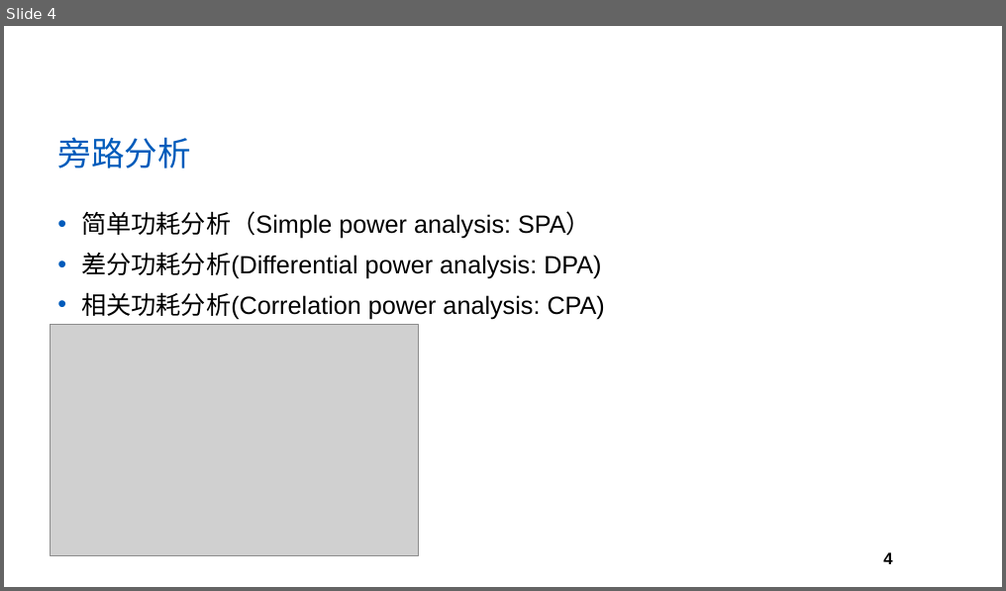
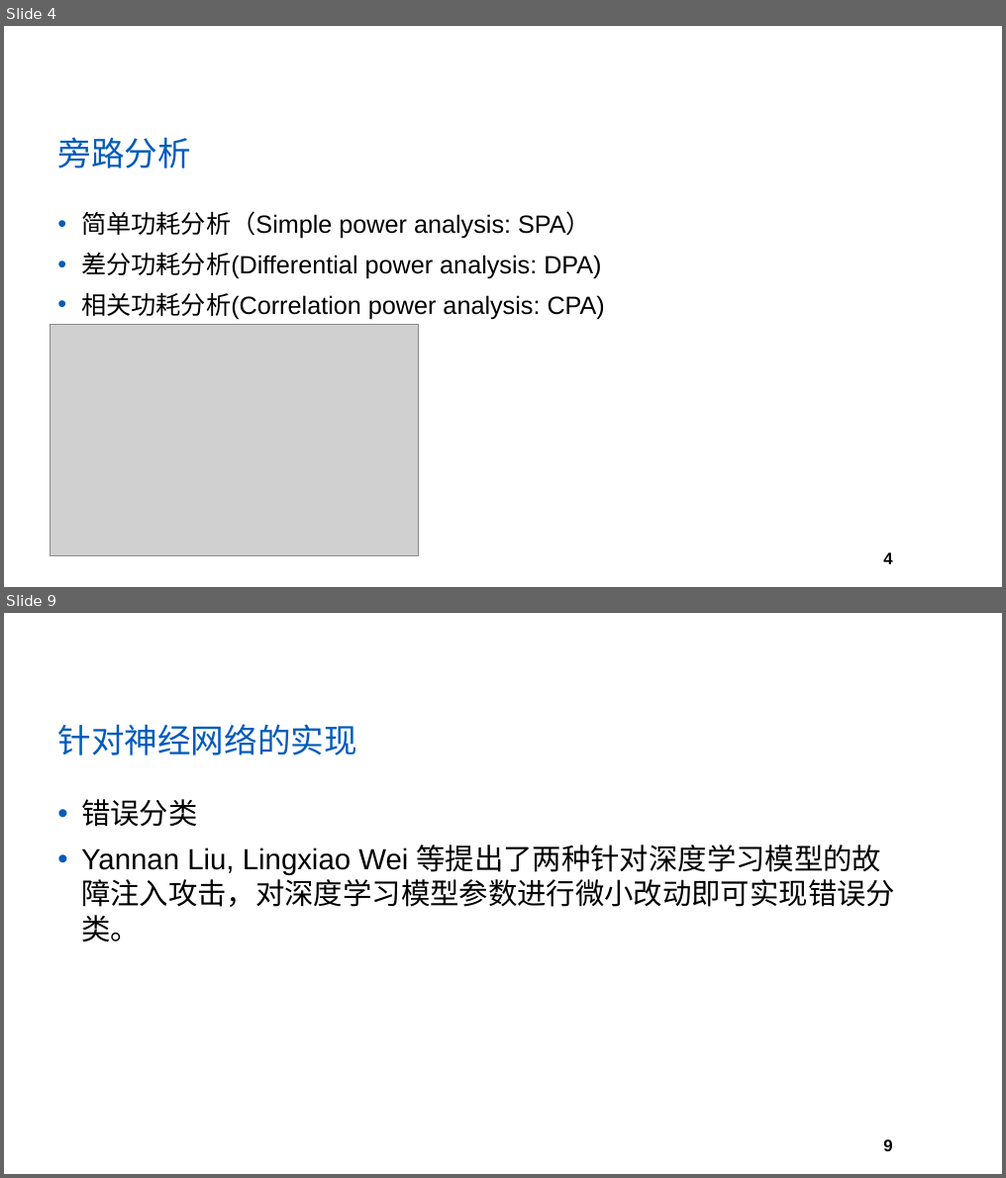
Before and after one commit to yberlin/hello-world, a slide deck: 网络与通信安全/PPT模板.pptx. Shown one above the other, each under a label of ours: slide 4 before the commit, slides 4 and 9 after it; the slides between them are not shown. The pictures are 1006x591 and 1006x1178 pixels, drawn with LibreOffice and Linux fonts; fonts in the diff are those of the drawing; grey boxes stand for pictures; background and template pictures are left out. Boxes give left, top, right and bottom in pixels: in the first picture for what was removed or moved away, otherwise in the second. Text is boxed around its words. In the diff, an @@ line names an element or a change of style, - is before the commit and + after.

```diff
--- a/网络与通信安全/PPT模板.pptx
+++ b/网络与通信安全/PPT模板.pptx
@@ slide 9 added at (x1=4, y1=613, x2=1002, y2=1174), background #FFFFFF; not listed: 1 template element that a slide beside it also shows @@
@@ title added at (x1=57, y1=724, x2=356, y2=756), 32 pt, text #005BBB @@
+针对神经网络的实现
@@ text added at (x1=81, y1=799, x2=895, y2=943), 28 pt, text #000000 @@
+• 错误分类
+• Yannan Liu, Lingxiao Wei 等提出了两种针对深度学习模型的故障注入攻击，对深度学习模型参数进行微小改动即可实现错误分类。
```
Also in this commit, not shown: 13 other slides added.
